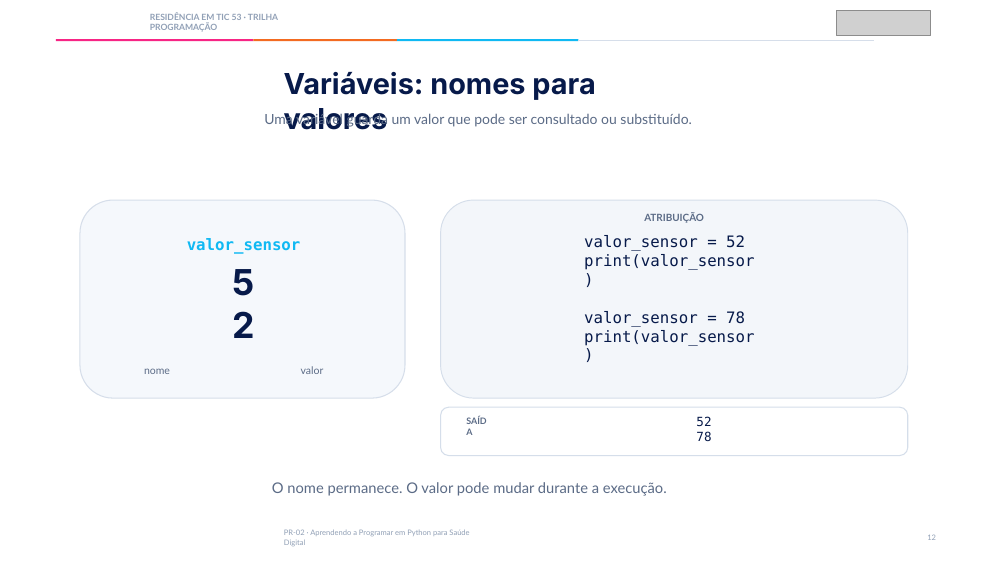
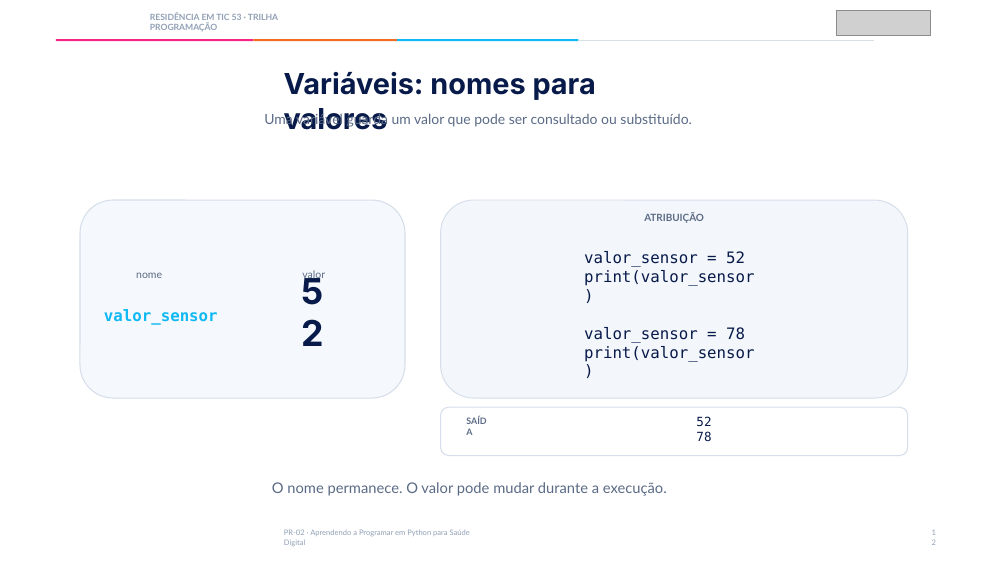
Before and after one commit to Ocean-TIC53/Ocean-TIC53_Trilha-Programacao, a slide deck: slide 13 of PR02_Aprendendo_Programar_Python_Saude_Digital/PR02_Aprendendo_Programar_Python_Saude_Digital_Slides.pptx (slide 12 before the commit). Drawn at 1008x567 pixels with LibreOffice and Linux fonts; fonts in the diff are those of the drawing; grey boxes stand for pictures. Boxes give left, top, right and bottom in pixels: in the first picture for what was removed or moved away, otherwise in the second. Text is boxed around its words. In the diff, an @@ line names an element or a change of style, - is before the commit and + after.

```diff
--- a/PR02_Aprendendo_Programar_Python_Saude_Digital/PR02_Aprendendo_Programar_Python_Saude_Digital_Slides.pptx
+++ b/PR02_Aprendendo_Programar_Python_Saude_Digital/PR02_Aprendendo_Programar_Python_Saude_Digital_Slides.pptx
@@ text "nome": place and size @@
-text "nome" at bbox=[144, 368, 170, 374]
+text "nome" at bbox=[136, 272, 162, 278]
@@ text "valor": place and size @@
-text "valor" at bbox=[301, 366, 324, 374]
+text "valor" at bbox=[302, 270, 325, 281]
@@ text "valor_sensor = 52": place and size @@
-text "valor_sensor = 52" at bbox=[584, 235, 754, 345]
+text "valor_sensor = 52" at bbox=[584, 251, 754, 361]
@@ text "52": place and size @@
-text "52" at bbox=[220, 279, 267, 327]
+text "52" at bbox=[289, 287, 336, 335]
@@ text "valor_sensor": place and size @@
-text "valor_sensor" at bbox=[187, 238, 301, 254]
+text "valor_sensor" at bbox=[104, 309, 218, 325]
```
Also in this commit, not shown: 17 other slides changed, 2 slides added, 1 other file.
